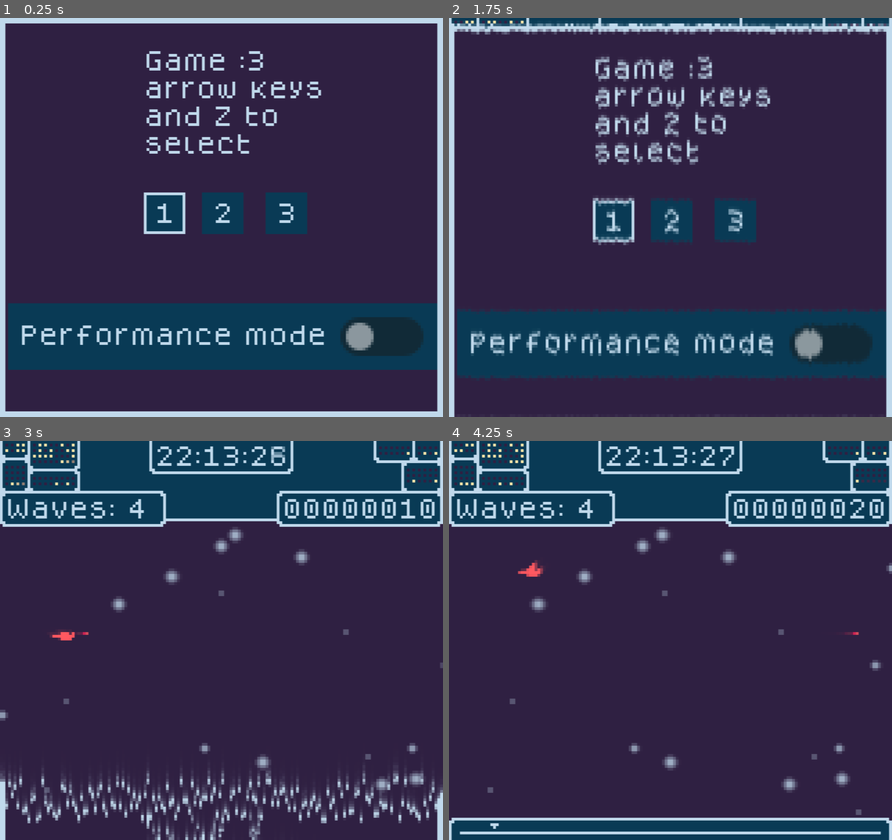
Above: before the commit, frames 1-4 (two rows, left to right).
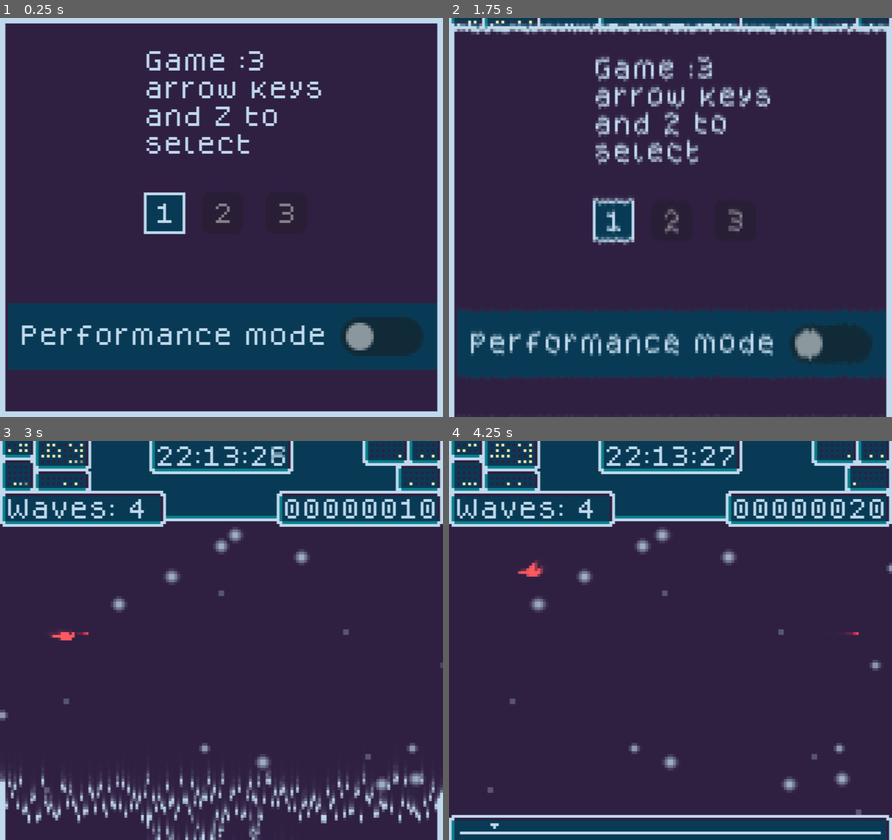
Above: after the commit, the same moments.

Repository: SmallConfusion/Redbird
Game: Godot game, scene res://main/main.tscn
The game is run twice, just before and just after one commit, with the same random seed, the same clock (stepped at 60 frames per second) and the same inputs. Sound files missing from this copy of the repository are replaced by a short silence.
Inputs:
- Up to frame 1 (0.25 s): no input
- Up to frame 2 (1.75 s): tap Enter at 0.5 s; hold Right (Right) 0.53-1.28 s; hold Down (Fall) 0.53-1.28 s; tap Up (Flap) at 0.77, 1.07, 1.52 s; tap Space at 1.25 s; hold Left (Left) from 1.28 s (still down); tap Z (Fire) at 1.35 s
- Up to frame 3 (3 s): tap Up (Flap) at 1.82 s; release Left (Left) at 2.03 s; hold Down (Fall) 2.03-2.78 s; hold Right (Right) from 2.03 s (still down); tap Z (Fire) at 2.85 s
- Up to frame 4 (4.25 s): tap Up (Flap) at 3.02, 3.32, 3.77, 4.07 s; release Right (Right) at 3.53 s; hold Left (Left) from 3.53 s (still down); hold Down (Fall) from 3.53 s (still down)

The runs differ from the first frame. In frame 1, 1.9% of the frame differs, in the area x 45-70%, y 43-55%; in frame 2, 2.2%; in frame 3, 4.2%; in frame 4, 5.8%, in the area x 0-100%, y 0-100%.

Commit message:
Added level locking

Diff:
--- /dev/null
+++ b/debug/menu_button.gd
@@ -0,0 +1,4 @@
+extends Button
+
+func _pressed():
+	$"../..".load_menu()
--- /dev/null
+++ b/debug/unlock_button.gd
@@ -0,0 +1,5 @@
+extends Button
+
+
+func _pressed():
+	$"../..".unlocked_level = 9999
--- a/game/levels/game_manager.gd
+++ b/game/levels/game_manager.gd
@@ -8,6 +8,8 @@
 
 @export_node_path("Node2D") var finish
 @export_node_path("Node2D") var player
+
+@export var level_index := 0
 
 var holes : Array
 
@@ -72,7 +74,7 @@
 
 
 func get_bounds(n, s, w, e):
-	return [-41 + n, 64 - s, -80 + w + get_x_offset(), 80 - e + get_x_offset()]
+	return [-41 + n, 63 - s, -80 + w + get_x_offset(), 80 - e + get_x_offset()]
 
 
 func get_x_offset():
@@ -87,6 +89,7 @@
 
 
 func win():
+	scene_manager.beat_level(level_index)
 	scene_manager.load_menu()
 
 
--- a/game/levels/level_2.tscn
+++ b/game/levels/level_2.tscn
@@ -21,6 +21,7 @@
 hole_pull_curve = ExtResource("2_4lvel")
 finish = NodePath("Waves/WaveFinal/Egg")
 player = NodePath("Player")
+level_index = 1
 
 [node name="Stars" parent="." instance=ExtResource("3_lppyg")]
 
--- a/game/levels/level_3.tscn
+++ b/game/levels/level_3.tscn
@@ -20,6 +20,7 @@
 hole_pull_curve = ExtResource("2_ak36p")
 finish = NodePath("Waves/WaveFinal/Egg")
 player = NodePath("Player")
+level_index = 2
 
 [node name="Stars" parent="." instance=ExtResource("3_bfhji")]
 
--- a/game/levels/overlay.tscn
+++ b/game/levels/overlay.tscn
@@ -2,7 +2,7 @@
 
 [ext_resource type="Script" path="res://game/levels/stats.gd" id="1_sd7w8"]
 [ext_resource type="PackedScene" uid="uid://c3ju6hsjwfrdb" path="res://vfx/binary_counter/binary_counter.tscn" id="2_njfsu"]
-[ext_resource type="Texture2D" uid="uid://cxyxuyg3ueflv" path="res://Sprite-0001.png" id="2_p22po"]
+[ext_resource type="Texture2D" uid="uid://cxyxuyg3ueflv" path="res://vfx/panel.png" id="2_yf8b1"]
 [ext_resource type="Texture2D" uid="uid://cj77wfl2cnrbd" path="res://vfx/progress_indicator.png" id="3_ylldy"]
 [ext_resource type="Script" path="res://vfx/clock.gd" id="4_ev0ta"]
 
@@ -15,7 +15,7 @@
 offset_top = -6.0
 offset_right = 160.0
 offset_bottom = 29.0
-texture = ExtResource("2_p22po")
+texture = ExtResource("2_yf8b1")
 patch_margin_left = 4
 patch_margin_top = 4
 patch_margin_right = 4
@@ -23,11 +23,11 @@
 
 [node name="NinePatchRect2" type="NinePatchRect" parent="ColorRect2"]
 layout_mode = 0
-offset_left = 10.0
-offset_top = 3.0
-offset_right = 29.0
+offset_left = 12.0
+offset_top = 3.0
+offset_right = 33.0
 offset_bottom = 17.0
-texture = ExtResource("2_p22po")
+texture = ExtResource("2_yf8b1")
 patch_margin_left = 4
 patch_margin_top = 4
 patch_margin_right = 4
@@ -35,16 +35,16 @@
 
 [node name="TimeCounter" parent="ColorRect2/NinePatchRect2" instance=ExtResource("2_njfsu")]
 unique_name_in_owner = true
-position = Vector2(2, 4)
+position = Vector2(3, 4)
 width = 8
 height = 4
 
 [node name="NinePatchRect3" type="NinePatchRect" parent="ColorRect2"]
 layout_mode = 0
 offset_top = 12.0
-offset_right = 11.0
+offset_right = 13.0
 offset_bottom = 25.0
-texture = ExtResource("2_p22po")
+texture = ExtResource("2_yf8b1")
 patch_margin_left = 4
 patch_margin_top = 4
 patch_margin_right = 4
@@ -52,16 +52,16 @@
 
 [node name="MsecCounter" parent="ColorRect2/NinePatchRect3" instance=ExtResource("2_njfsu")]
 unique_name_in_owner = true
-position = Vector2(2, 3)
+position = Vector2(3, 3)
 width = 4
 height = 4
 
 [node name="NinePatchRect" type="NinePatchRect" parent="ColorRect2"]
 layout_mode = 0
 offset_top = 3.0
-offset_right = 11.0
+offset_right = 13.0
 offset_bottom = 13.0
-texture = ExtResource("2_p22po")
+texture = ExtResource("2_yf8b1")
 patch_margin_left = 4
 patch_margin_top = 4
 patch_margin_right = 4
@@ -69,17 +69,17 @@
 
 [node name="FPSCounter" parent="ColorRect2/NinePatchRect" instance=ExtResource("2_njfsu")]
 unique_name_in_owner = true
-position = Vector2(2, 4)
+position = Vector2(3, 4)
 width = 4
 height = 2
 
 [node name="NinePatchRect8" type="NinePatchRect" parent="ColorRect2"]
 layout_mode = 0
-offset_left = 149.0
+offset_left = 147.0
 offset_top = 4.0
 offset_right = 160.0
-offset_bottom = 14.0
-texture = ExtResource("2_p22po")
+offset_bottom = 15.0
+texture = ExtResource("2_yf8b1")
 patch_margin_left = 4
 patch_margin_top = 4
 patch_margin_right = 4
@@ -87,17 +87,17 @@
 
 [node name="EnemyCounter" parent="ColorRect2/NinePatchRect8" instance=ExtResource("2_njfsu")]
 unique_name_in_owner = true
-position = Vector2(2, 4)
+position = Vector2(3, 3)
 width = 4
-height = 2
+height = 3
 
 [node name="NinePatchRect9" type="NinePatchRect" parent="ColorRect2"]
 layout_mode = 0
-offset_left = 135.0
+offset_left = 131.0
 offset_top = 4.0
-offset_right = 150.0
-offset_bottom = 14.0
-texture = ExtResource("2_p22po")
+offset_right = 148.0
+offset_bottom = 15.0
+texture = ExtResource("2_yf8b1")
 patch_margin_left = 4
 patch_margin_top = 4
 patch_margin_right = 4
@@ -105,17 +105,17 @@
 
 [node name="BulletCounter" parent="ColorRect2/NinePatchRect9" instance=ExtResource("2_njfsu")]
 unique_name_in_owner = true
-position = Vector2(2, 4)
+position = Vector2(3, 3)
 width = 6
-height = 2
+height = 3
 
 [node name="NinePatchRect10" type="NinePatchRect" parent="ColorRect2"]
 layout_mode = 0
-offset_left = 145.0
-offset_top = 13.0
+offset_left = 143.0
+offset_top = 14.0
 offset_right = 160.0
 offset_bottom = 25.0
-texture = ExtResource("2_p22po")
+texture = ExtResource("2_yf8b1")
 patch_margin_left = 4
 patch_margin_top = 4
 patch_margin_right = 4
@@ -123,7 +123,7 @@
 
 [node name="ProgressCounter" parent="ColorRect2/NinePatchRect10" instance=ExtResource("2_njfsu")]
 unique_name_in_owner = true
-position = Vector2(2, 3)
+position = Vector2(3, 3)
 width = 6
 height = 3
 
@@ -136,7 +136,7 @@
 offset_right = 26.0
 offset_bottom = 18.0
 grow_horizontal = 2
-texture = ExtResource("2_p22po")
+texture = ExtResource("2_yf8b1")
 patch_margin_left = 4
 patch_margin_top = 4
 patch_margin_right = 4
@@ -161,7 +161,7 @@
 offset_right = 80.0
 offset_bottom = 37.0
 grow_horizontal = 2
-texture = ExtResource("2_p22po")
+texture = ExtResource("2_yf8b1")
 patch_margin_left = 4
 patch_margin_top = 4
 patch_margin_right = 4
@@ -186,7 +186,7 @@
 offset_right = -20.0
 offset_bottom = 37.0
 grow_horizontal = 2
-texture = ExtResource("2_p22po")
+texture = ExtResource("2_yf8b1")
 patch_margin_left = 4
 patch_margin_top = 4
 patch_margin_right = 4
@@ -203,11 +203,11 @@
 
 [node name="NinePatchRect6" type="NinePatchRect" parent="ColorRect2"]
 layout_mode = 0
-offset_left = 10.0
+offset_left = 12.0
 offset_top = 16.0
-offset_right = 29.0
+offset_right = 33.0
 offset_bottom = 25.0
-texture = ExtResource("2_p22po")
+texture = ExtResource("2_yf8b1")
 patch_margin_left = 4
 patch_margin_top = 4
 patch_margin_right = 4
@@ -215,15 +215,15 @@
 
 [node name="BinScoreCounter" parent="ColorRect2/NinePatchRect6" instance=ExtResource("2_njfsu")]
 unique_name_in_owner = true
-position = Vector2(2, 3)
+position = Vector2(3, 3)
 width = 8
 height = 2
 
 [node name="ColorRect3" type="NinePatchRect" parent="."]
-offset_top = 136.0
-offset_right = 160.0
-offset_bottom = 152.0
-texture = ExtResource("2_p22po")
+offset_top = 135.0
+offset_right = 160.0
+offset_bottom = 151.0
+texture = ExtResource("2_yf8b1")
 patch_margin_left = 4
 patch_margin_top = 4
 patch_margin_right = 4
@@ -232,9 +232,9 @@
 [node name="ColorRect3" type="ColorRect" parent="ColorRect3"]
 layout_mode = 0
 offset_left = 4.0
-offset_top = 5.0
+offset_top = 6.0
 offset_right = 156.0
-offset_bottom = 6.0
+offset_bottom = 7.0
 color = Color(0.745098, 0.843137, 0.913725, 1)
 
 [node name="ProgressIndicator" type="TextureRect" parent="ColorRect3"]
@@ -242,8 +242,7 @@
 texture_filter = 1
 layout_mode = 0
 offset_left = 2.0
-offset_top = -1.0
 offset_right = 7.0
-offset_bottom = 4.0
+offset_bottom = 5.0
 texture = ExtResource("3_ylldy")
 stretch_mode = 2
--- a/main/main.gd
+++ b/main/main.gd
@@ -11,6 +11,8 @@
 var shader_t = INF
 
 var performance_mode = false
+
+var unlocked_level := 0
 
 func _ready():
 	load_menu()
@@ -74,3 +76,7 @@
 func set_performance_mode(state):
 	performance_mode = state
 	$PostProcessing.visible = not state
+
+
+func beat_level(level):
+	unlocked_level = max(level+1, unlocked_level)
--- a/main/main.tscn
+++ b/main/main.tscn
@@ -15,7 +15,9 @@
 [ext_resource type="Shader" path="res://vfx/screen_transition.gdshader" id="6_t62yq"]
 [ext_resource type="AudioStream" uid="uid://d12syggdqbhdf" path="res://music/main.ogg" id="9_js5yk"]
 [ext_resource type="Script" path="res://debug/big_viewport.gd" id="11_pd3vo"]
+[ext_resource type="Script" path="res://debug/unlock_button.gd" id="15_7qxnp"]
 [ext_resource type="Script" path="res://addons/resonate/sound_manager/sound_bank.gd" id="15_ev3wf"]
+[ext_resource type="Script" path="res://debug/menu_button.gd" id="16_dn6qv"]
 [ext_resource type="Script" path="res://addons/resonate/sound_manager/sound_event_resource.gd" id="16_wc8vy"]
 [ext_resource type="AudioStream" uid="uid://ry6xgk32slty" path="res://main/select.wav" id="17_cbl0k"]
 [ext_resource type="AudioStream" uid="uid://crocsp47wkmws" path="res://main/input.wav" id="18_getft"]
@@ -250,6 +252,20 @@
 
 [node name="Camera2D" type="Camera2D" parent="DebugWindow/SubViewportContainer/SubViewport"]
 
+[node name="Button" type="Button" parent="DebugWindow"]
+offset_top = 16.0
+offset_right = 111.0
+offset_bottom = 31.0
+text = "Unlock all levels"
+script = ExtResource("15_7qxnp")
+
+[node name="Button2" type="Button" parent="DebugWindow"]
+offset_top = 32.0
+offset_right = 37.0
+offset_bottom = 47.0
+text = "Menu"
+script = ExtResource("16_dn6qv")
+
 [node name="PostProcessing" type="ColorRect" parent="."]
 material = SubResource("ShaderMaterial_eegpy")
 layout_mode = 1
--- a/menu/menu.tscn
+++ b/menu/menu.tscn
@@ -57,7 +57,6 @@
 offset_bottom = 78.0
 text = "1"
 script = ExtResource("2_og1g8")
-focus = true
 
 [node name="Button2" type="Button" parent="."]
 layout_mode = 0
@@ -80,6 +79,7 @@
 "
 script = ExtResource("2_og1g8")
 level = 2
+last_button = true
 
 [node name="CheckButton" type="CheckButton" parent="."]
 layout_mode = 0
--- a/menu/scene_load_button.gd
+++ b/menu/scene_load_button.gd
@@ -2,18 +2,21 @@
 class_name LoadButton
 
 @export var level := 0
-@export var focus := false
+@export var last_button := false
 
 var scene_manager
 
 func init(scene):
 	scene_manager = scene
 
+	if level > scene_manager.unlocked_level:
+		disabled = true
+	elif level == scene_manager.unlocked_level or \
+		(level < scene_manager.unlocked_level and last_button):
+
+		grab_focus()
 
 func _ready():
-	if focus:
-		grab_focus()
-
 	connect("focus_exited", _focus_exited)
 
 func _focus_exited():
Binary file removed: Sprite-0001.png
Not shown: 1 places in main/main.tscn that only renumber resources
Binary file added: vfx/panel.png
Not shown, changed: vfx/panel.png.import
